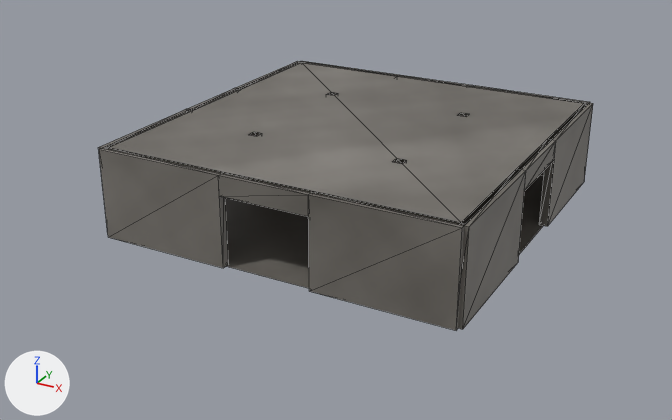
An edit to the COLLADA model games/jungle_troll_tribes/meshes/omwdg/cave_room_e.dae, drawn before and after from the same camera.
The view is the same before and after, from a 50 mm lens placed at (1153.0, -2254.0, 1097.0), pointed at (-41.0, -81.0, 11.0). The axes (+X, +Y, +Z) are drawn at lower left. The lights are the same throughout. The picture after the commit comes second. Mesh edges are drawn as thin lines.
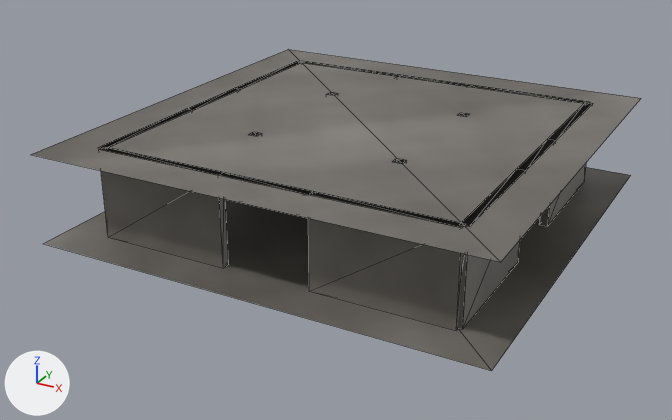
Changed parts and their boxes [x1, y1, x2, y2] in the pictures (672 x 420 px):
'Plane.001', reshaped (27% wider, 30% taller): before [107, 62, 589, 226]; after [31, 49, 641, 262]
'Plane', reshaped: before [225, 175, 544, 288]; after [43, 167, 631, 371]
'Cube.001', unchanged, covered by the edit: before [539, 102, 593, 226]; after [539, 102, 592, 226]
'Cube.011', unchanged, covered by the edit: before [218, 172, 312, 216]; after [220, 173, 312, 194]

Edits to the bpy script that builds the scene:
```text
Change me_plane_009:
    used by ob_plane_001; location = (0.0, 0.0, 0.0)
    remove me_plane_009.from_pydata(...)  # 4 vertices, 2 faces; spans x -512.0..512.0, y -512.0..512.0, z 256.0
    add me_plane_009.from_pydata(...)  # 4 vertices, 2 faces; spans x -640.0..640.0, y -640.0..640.0, z 256.0
    me_plane_009 part 1
    me_plane_009.vertices[0].co: (-512.0, -512.0, 256.0) -> (-640.0, -640.0, 256.0)  # pixel (101, 148) -> pixel (30, 154)
    me_plane_009.vertices[1].co: (512.0, -512.0, 256.0) -> (640.0, -640.0, 256.0)  # pixel (464, 225) -> pixel (500, 262)
    me_plane_009.vertices[2].co: (-512.0, 512.0, 256.0) -> (-640.0, 640.0, 256.0)  # pixel (300, 61) -> pixel (288, 49)
    me_plane_009.vertices[3].co: (512.0, 512.0, 256.0) -> (640.0, 640.0, 256.0)  # pixel (589, 102) -> pixel (641, 98)
Change me_plane_008:
    used by ob_plane; location = (0.0, 0.0, 0.0)
    remove me_plane_008.from_pydata(...)  # 4 vertices, 2 faces; spans x -512.0..512.0, y -512.0..512.0, z 0.0
    add me_plane_008.from_pydata(...)  # 4 vertices, 2 faces; spans x -640.0..640.0, y -640.0..640.0, z 0.0
    me_plane_008 part 2
    me_plane_008.vertices[0].co: (-512.0, -512.0, 0.0) -> (-640.0, -640.0, 0.0)  # not seen -> pixel (42, 243)
    me_plane_008.vertices[1].co: (512.0, -512.0, 0.0) -> (640.0, -640.0, 0.0)  # pixel (458, 328) -> pixel (491, 370)
    me_plane_008.vertices[2].co: (-512.0, 512.0, 0.0) -> (-640.0, 640.0, 0.0)
    me_plane_008.vertices[3].co: (512.0, 512.0, 0.0) -> (640.0, 640.0, 0.0)  # not seen -> pixel (630, 175)
```
